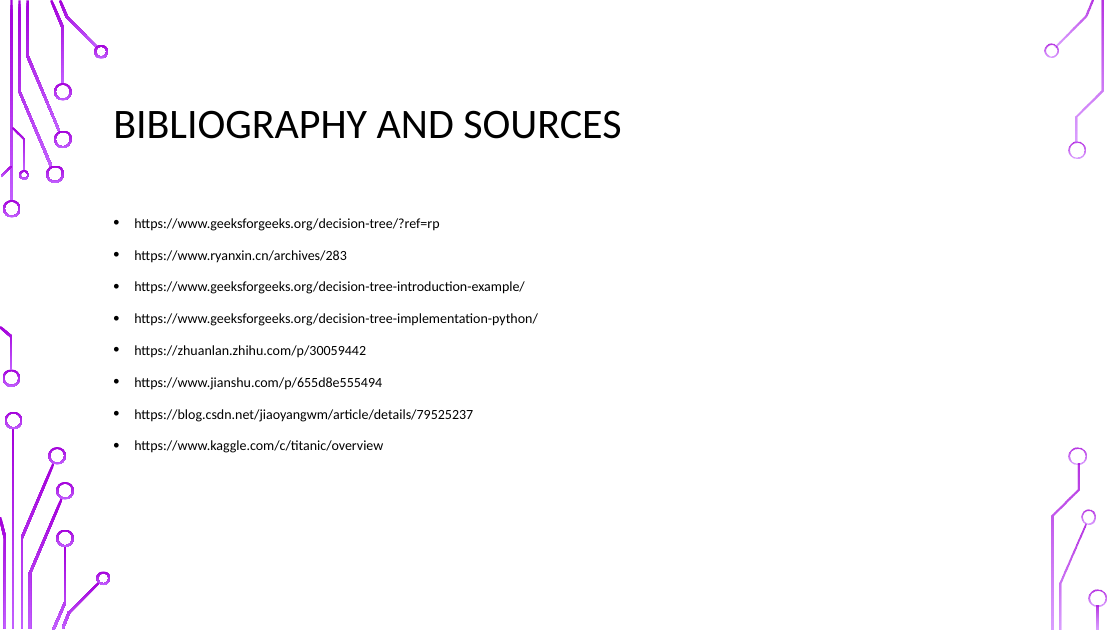
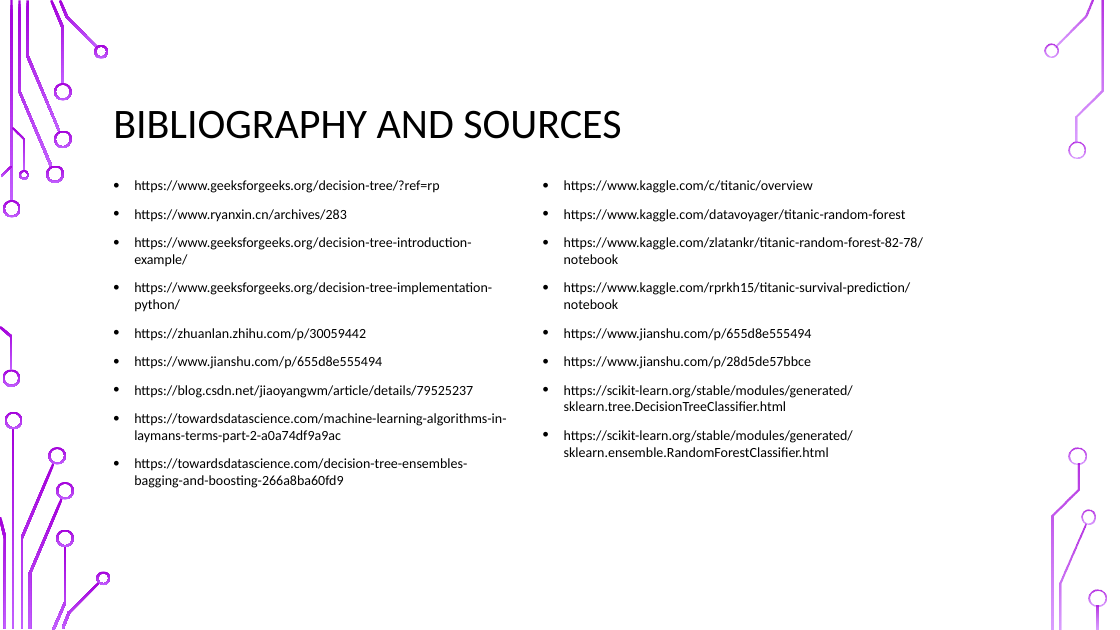
Before and after one commit to UOMDSS/workshops-2021-2022, a slide deck: slide 19 of semester-2-2021-2022/week-6-decision-tree/Decision_Tree.pptx (slide 18 before the commit). Drawn at 1120x630 pixels with LibreOffice and Linux fonts; fonts in the diff are those of the drawing; background and template pictures are left out. Boxes give left, top, right and bottom in pixels: in the first picture for what was removed or moved away, otherwise in the second. Text is boxed around its words. In the diff, an @@ line names an element or a change of style, - is before the commit and + after.

```diff
--- a/semester-2-2021-2022/week-6-decision-tree/Decision_Tree.pptx
+++ b/semester-2-2021-2022/week-6-decision-tree/Decision_Tree.pptx
@@ text "https://www.geeksforgeeks.org/decision-tree/?ref=rp": place and size @@
-text "https://www.geeksforgeeks.org/decision-tree/?ref=rp" at (134,218,538,453)
+text "https://www.geeksforgeeks.org/decision-tree/?ref=rp" at (134,180,506,488)
@@ text at (134,180,492,398): line spacing 1.2 to 1 @@
@@ text added at (564,180,923,457), 12 pt, text #000000 @@
+• https://www.kaggle.com/c/titanic/overview
+• https://www.kaggle.com/datavoyager/titanic-random-forest
+• https://www.kaggle.com/zlatankr/titanic-random-forest-82-78/notebook
+• https://www.kaggle.com/rprkh15/titanic-survival-prediction/notebook
+• https://www.jianshu.com/p/655d8e555494
+• https://www.jianshu.com/p/28d5de57bbce
+• https://scikit-learn.org/stable/modules/generated/sklearn.tree.DecisionTreeClassifier.html
+• https://scikit-learn.org/stable/modules/generated/sklearn.ensemble.RandomForestClassifier.html
@@ text at (134,413,506,488): text changed @@
-• https://www.kaggle.com/c/titanic/overview
+• https://towardsdatascience.com/machine-learning-algorithms-in-laymans-terms-part-2-a0a74df9a9ac
+• https://towardsdatascience.com/decision-tree-ensembles-bagging-and-boosting-266a8ba60fd9
```
Also in this commit, not shown: 1 slide added.
